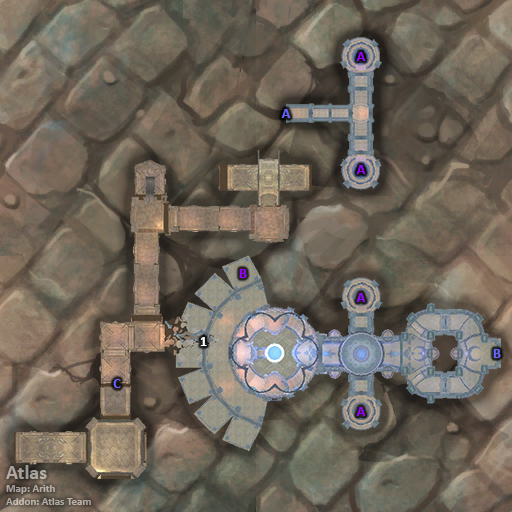
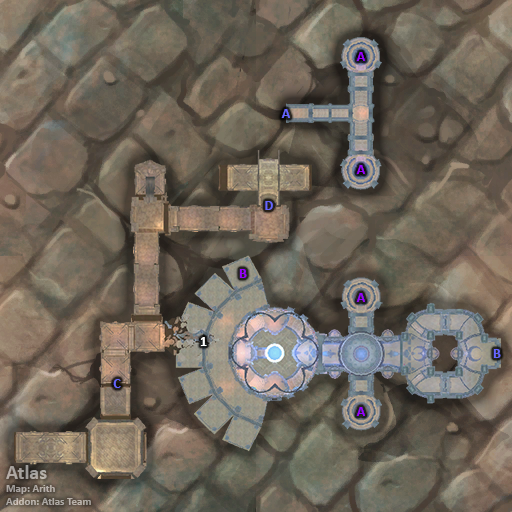
Before/after of a w=512, h=512 layered artwork. What changed in the layer stack:
added layer "D" above "C" over bbox(265, 201, 273, 210)
